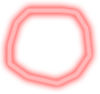
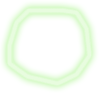
Layered file, before and after one edit (100×94). Changes by layer:
added layer "Layer 3" above "Layer 1 copy" over [0, 0, 99, 93]
hid "Layer 1" over [6, 7, 92, 86]
